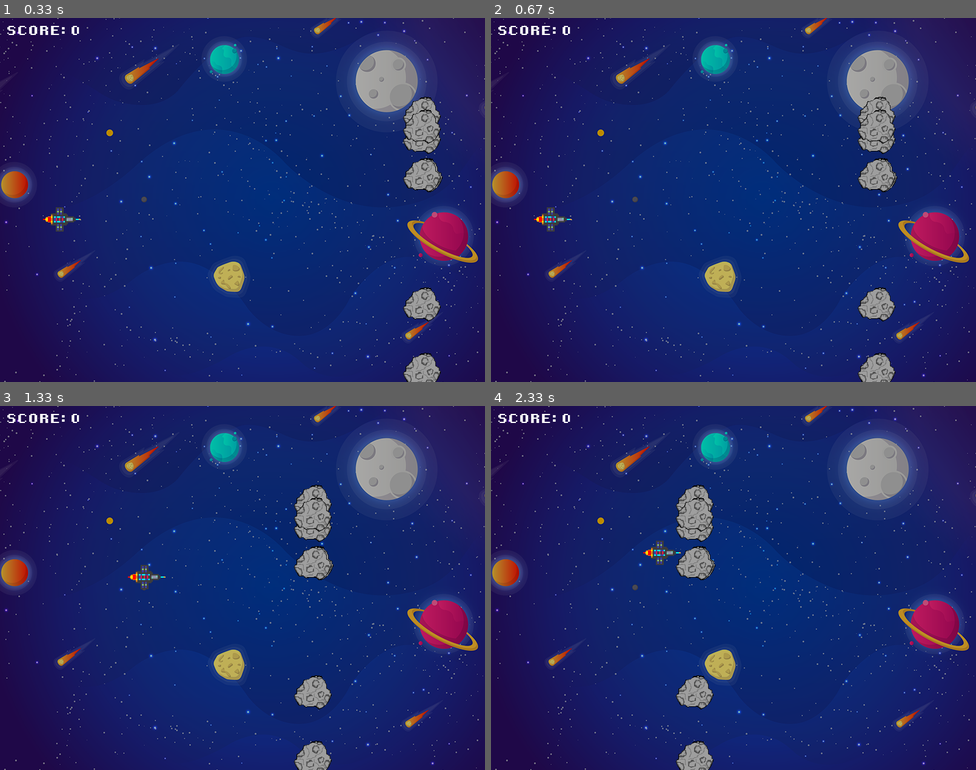
Above: before the commit, frames 1-4 (two rows, left to right).
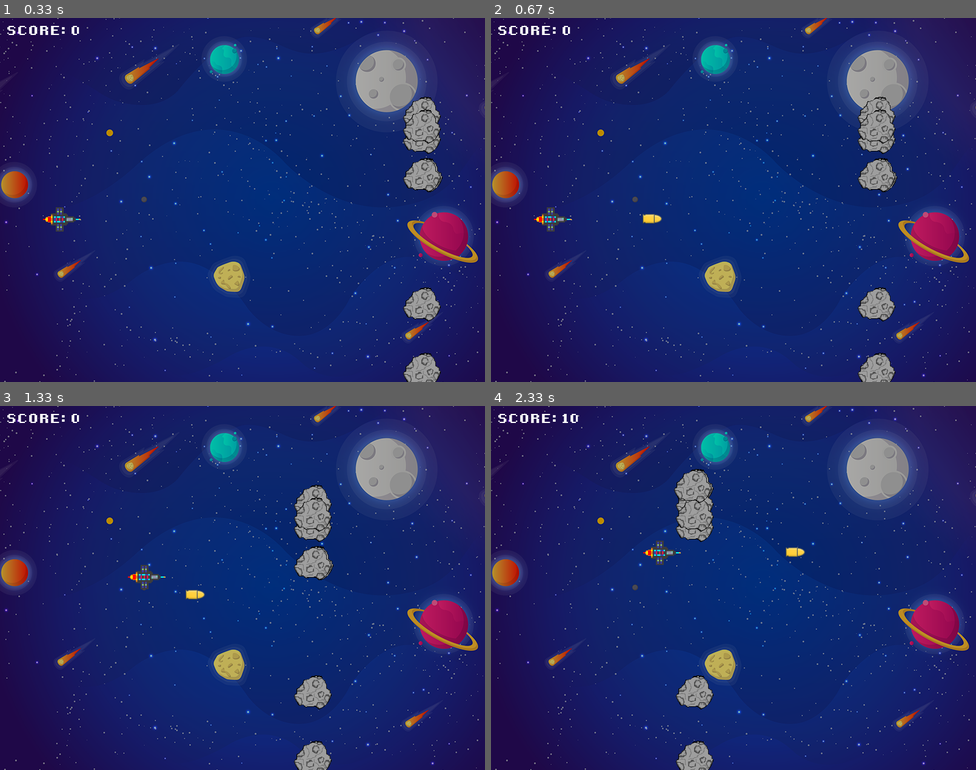
Above: after the commit, the same moments.

Repository: Sema-1054531/werkplaats-1-pygame
Game: pygame game, started from Gamewareit.py
Two runs of this game, one before a commit and one after it. Both use one fixed random seed, a clock stepped at 60 frames per second and the inputs below.
Inputs:
- Up to frame 1 (0.33 s): no input
- Up to frame 2 (0.67 s): tap Space at 0.33 s
- Up to frame 3 (1.33 s): hold Right 0.67-1.13 s; tap Space at 0.73, 1.03, 1.23 s; hold Up from 1.17 s (still down)
- Up to frame 4 (2.33 s): release Up at 1.47 s; hold Right 1.5-1.97 s; tap Space at 1.57, 1.87, 2.07 s; hold Left from 2 s (still down)

Frame 1 is identical in both runs. In frame 2, less than 0.1% of the frame differs, in the area x 31-36%, y 53-57%; in frame 3, less than 0.1%; in frame 4, 1.1%, in the area x 14-65%, y 2-48%.

Commit message:
shoot with space

Diff:
--- a/Gamewareit.py
+++ b/Gamewareit.py
@@ -118,29 +118,29 @@
                 highscore_file.close()
             running = False
 
-    # show_text(f"SCORED: {score}", width * 1 / 3, height * 4 / 5, white, 40)
-    # keystroke checking left or right.
-    if event.type == pygame.KEYDOWN:
-        if event.key == pygame.K_LEFT:
-            playerX_change = -5
-            print("links")
-        if event.key == pygame.K_RIGHT:
-            playerX_change = 5
-            print("rechts")
-        if event.key == pygame.K_DOWN:
-            playerY_change = 5
-            print("omlaag")
-        if event.key == pygame.K_UP:
-            playerY_change = -5
-            print("omhoog")
-        if event.key == pygame.K_LSHIFT:
-            bulletX = playerX
-            bulletY = playerY
-            fire_bullet(bulletX, bulletY)
-            if bullet_state == "ready":
-                bulletSound = mixer.Sound("bulletsound.wav")
-                bulletSound.play()
-                bullet_state = "fire"
+        # show_text(f"SCORED: {score}", width * 1 / 3, height * 4 / 5, white, 40)
+        # keystroke checking left or right.
+        if event.type == pygame.KEYDOWN:
+            if event.key == pygame.K_LEFT:
+                playerX_change = -5
+                print("links")
+            if event.key == pygame.K_RIGHT:
+                playerX_change = 5
+                print("rechts")
+            if event.key == pygame.K_DOWN:
+                playerY_change = 5
+                print("omlaag")
+            if event.key == pygame.K_UP:
+                playerY_change = -5
+                print("omhoog")
+            if event.key == pygame.K_SPACE:
+                bulletX = playerX
+                bulletY = playerY
+                fire_bullet(bulletX, bulletY)
+                if bullet_state == "ready":
+                    bulletSound = mixer.Sound("bulletsound.wav")
+                    bulletSound.play()
+                    bullet_state = "fire"
 
 
     if event.type == pygame.KEYUP:
